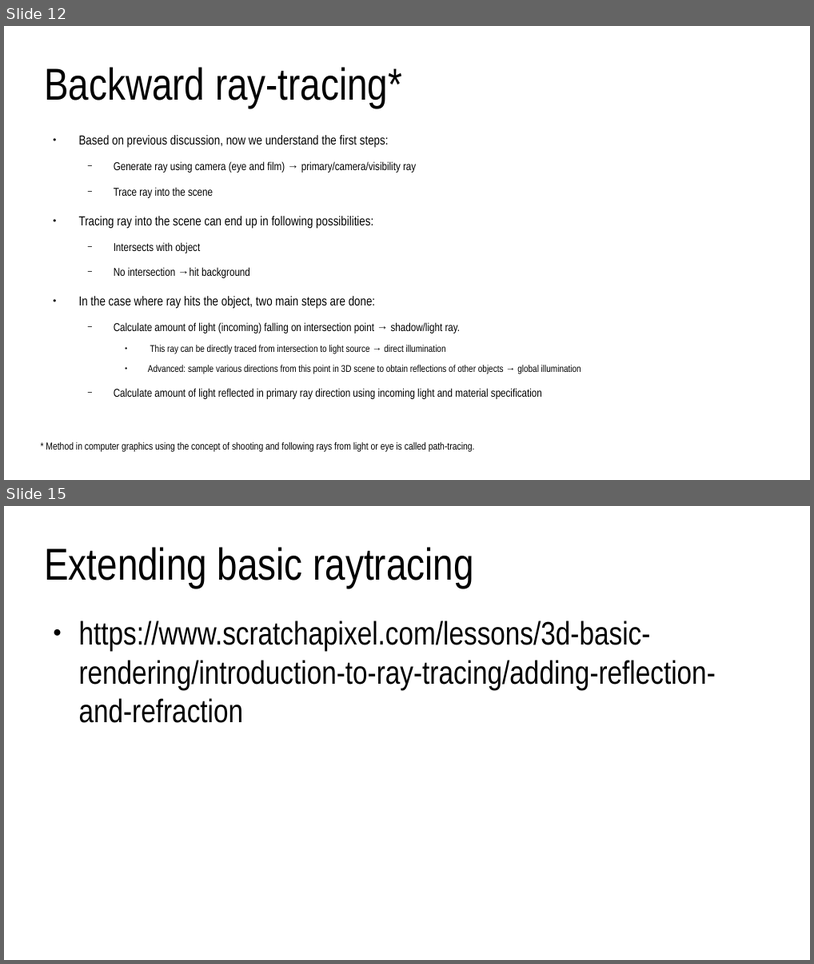
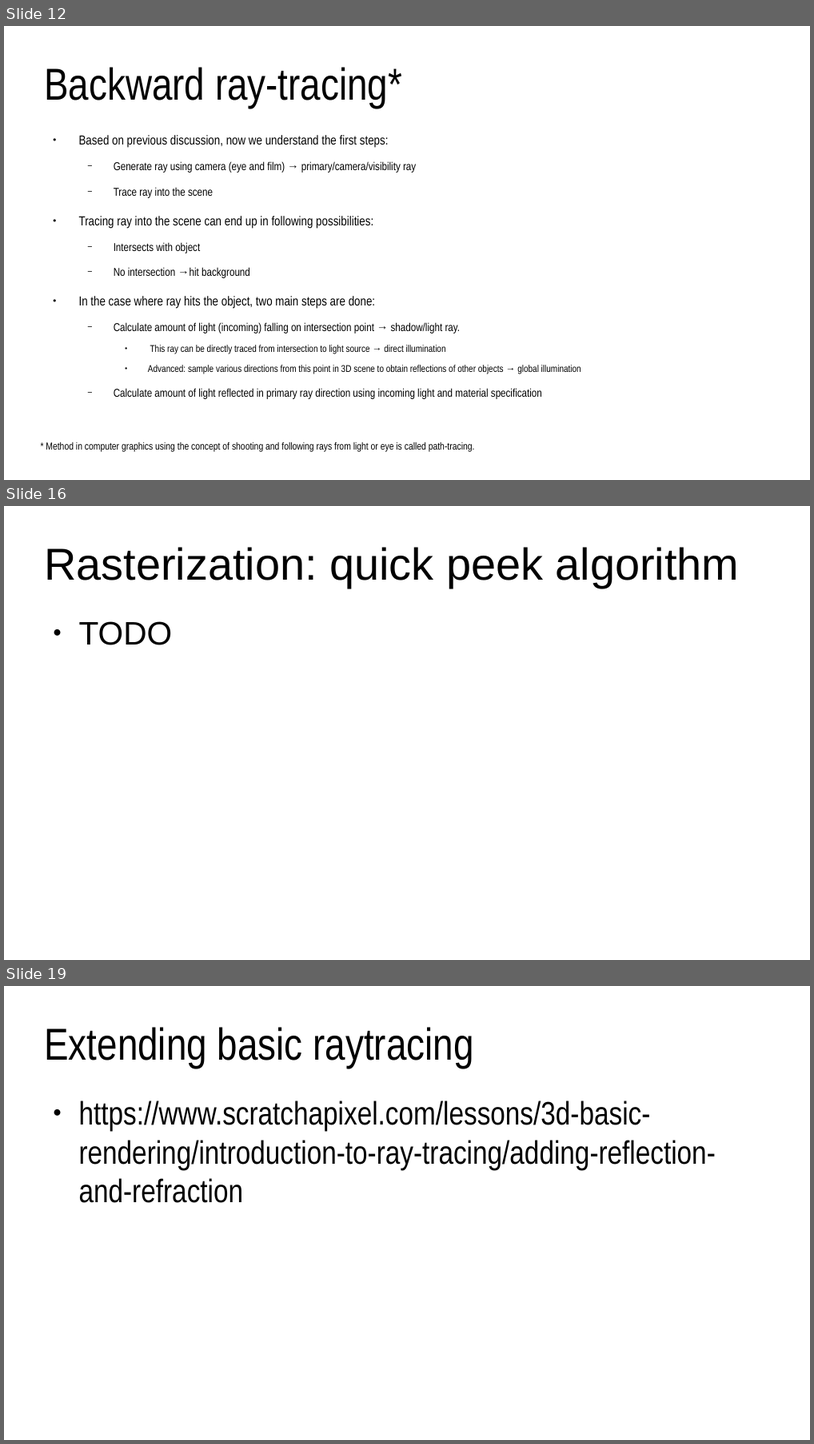
Before and after one commit to lorentzo/IntroductionToComputerGraphics, a slide deck: lectures/foundations_rendering/foundations_rendering.odp. Shown one above the other, each under a label of ours: slides 12 and 15 before the commit, slides 12, 16 and 19 after it; the slides between them are not shown. The pictures are 814x964 and 814x1444 pixels, drawn with LibreOffice and Linux fonts; fonts in the diff are those of the drawing. Boxes give left, top, right and bottom in pixels: in the first picture for what was removed or moved away, otherwise in the second. Text is boxed around its words. In the diff, an @@ line names an element or a change of style, - is before the commit and + after.

```diff
--- a/lectures/foundations_rendering/foundations_rendering.odp
+++ b/lectures/foundations_rendering/foundations_rendering.odp
@@ slide 16 added at [4, 506, 810, 960], background #FFFFFF @@
@@ title added at [44, 547, 740, 588], 44 pt, text #000000 @@
+Rasterization: quick peek algorithm
@@ text added at [79, 621, 173, 645], 32 pt, text #000000 @@
+● TODO
@@ what was slide 15 is now slide 19 @@
```
Also in this commit, not shown: 6 slides changed, 4 other slides added, 5 other files.
